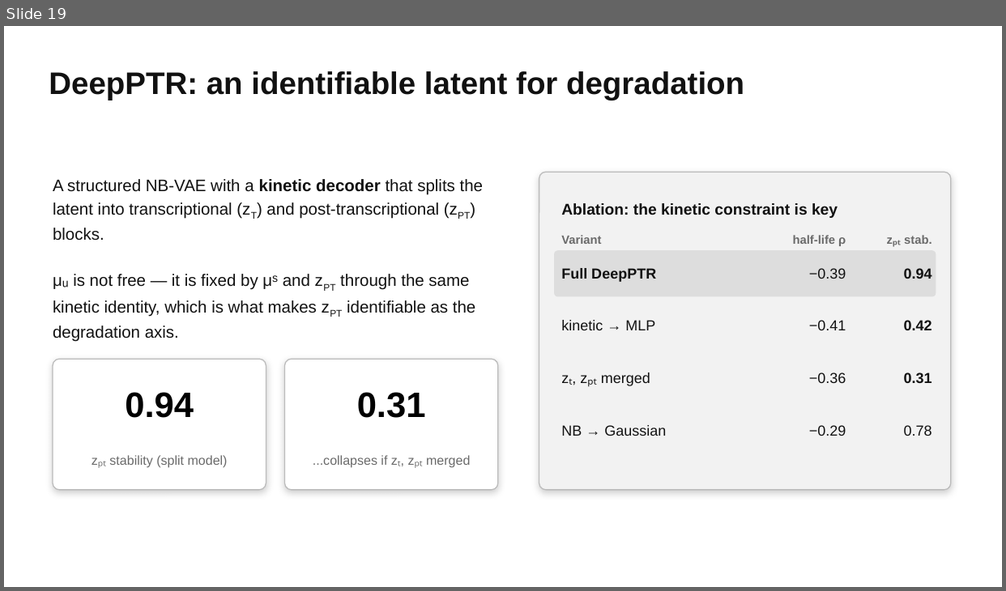
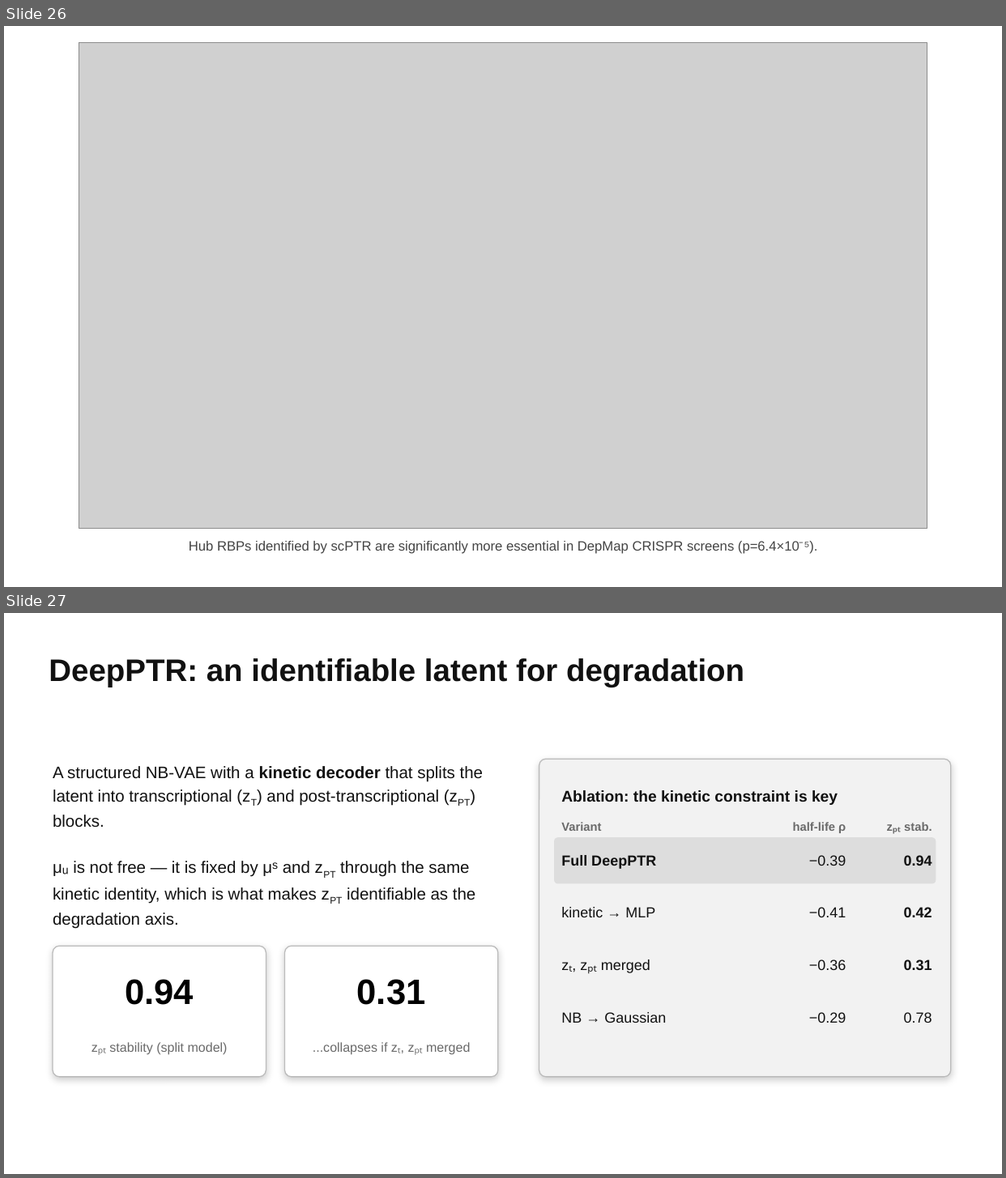
Before and after one commit to bryanc5864/scPTR, a slide deck: presentations/scPTR talk.pptx. Shown one above the other, each under a label of ours: slide 19 before the commit, slides 26 and 27 after it. The pictures are 1006x591 and 1006x1178 pixels, drawn with LibreOffice and Linux fonts; fonts in the diff are those of the drawing; grey boxes stand for pictures. Boxes give left, top, right and bottom in pixels: in the first picture for what was removed or moved away, otherwise in the second. Text is boxed around its words. In the diff, an @@ line names an element or a change of style, - is before the commit and + after.

```diff
--- a/presentations/scPTR talk.pptx
+++ b/presentations/scPTR talk.pptx
@@ slide 26 added at (x1=4, y1=26, x2=1002, y2=587), background #FFFFFF @@
@@ picture added at (x1=79, y1=43, x2=927, y2=529) @@
@@ text added at (x1=189, y1=541, x2=818, y2=554), 13 pt, text #444444 @@
+Hub RBPs identified by scPTR are significantly more essential in DepMap CRISPR screens (p=6.4×10⁻⁵).
@@ what was slide 19 is now slide 27 @@
```
Also in this commit, not shown: 3 slides changed, 7 other slides added, 2 other files.
